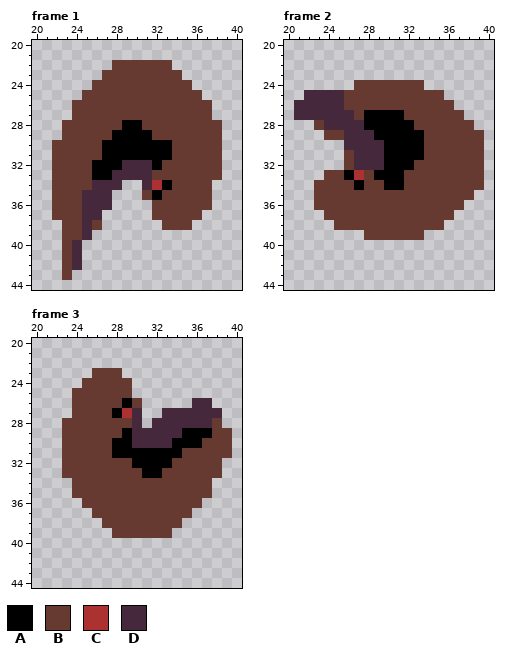
Two states of a pixel-art file, Assets/Art/Vagabond/vagabond-jump-flip.aseprite. The first picture shows the starting point.
64x64 pixels, 3 frames. Shown: frame 1: x 20..40, y 20..44; frame 2: x 20..40, y 20..44; frame 3: x 20..40, y 20..44.
Palette (. is transparent): A #000000  B #663931  C #ac3232  D #45283c
Now the later version:
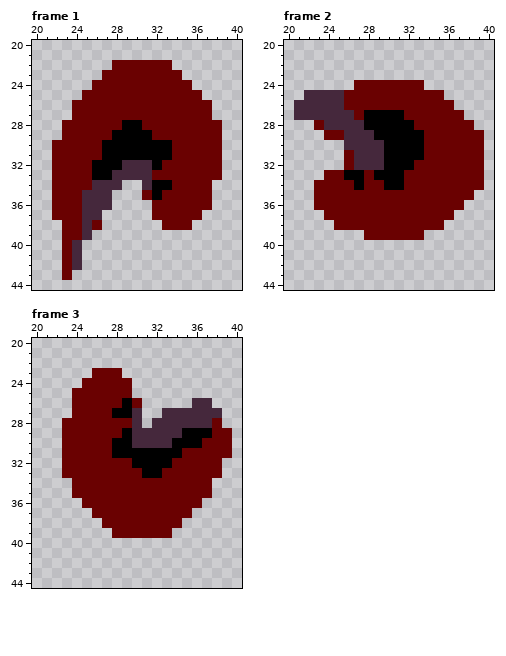
Diff:
Colour B changes from #663931 to #6a0101.
Frame 1:
Colour C becomes colour A in row 34 at x 32.
Frame 2:
Colour C becomes colour A in row 33 at x 27.
Frame 3:
Colour C becomes colour A in row 27 at x 29.
Where, in picture pixels (left, top, right, bottom), the same in both pictures:
changed: (52, 60, 222, 280)
changed: (314, 80, 484, 240)
changed: (62, 368, 232, 538)
